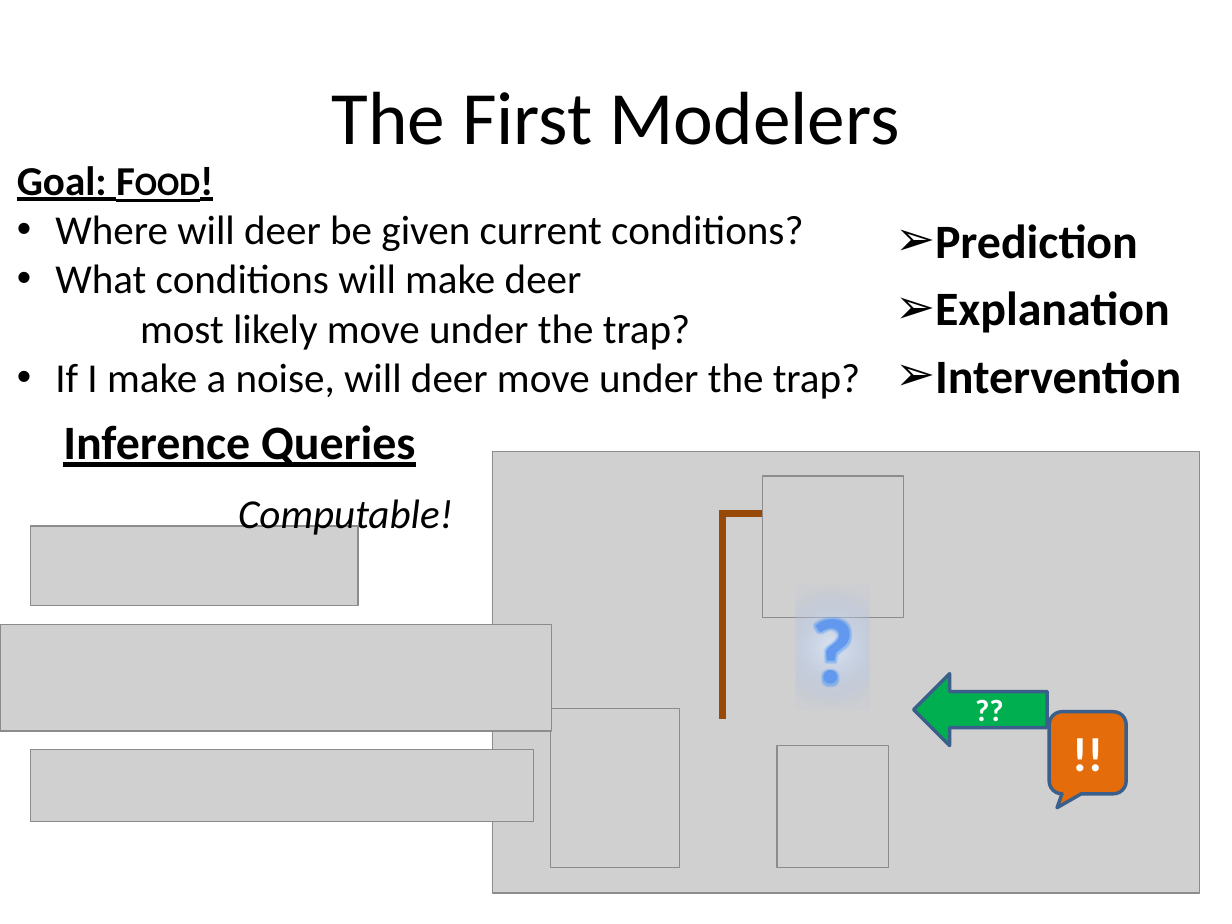
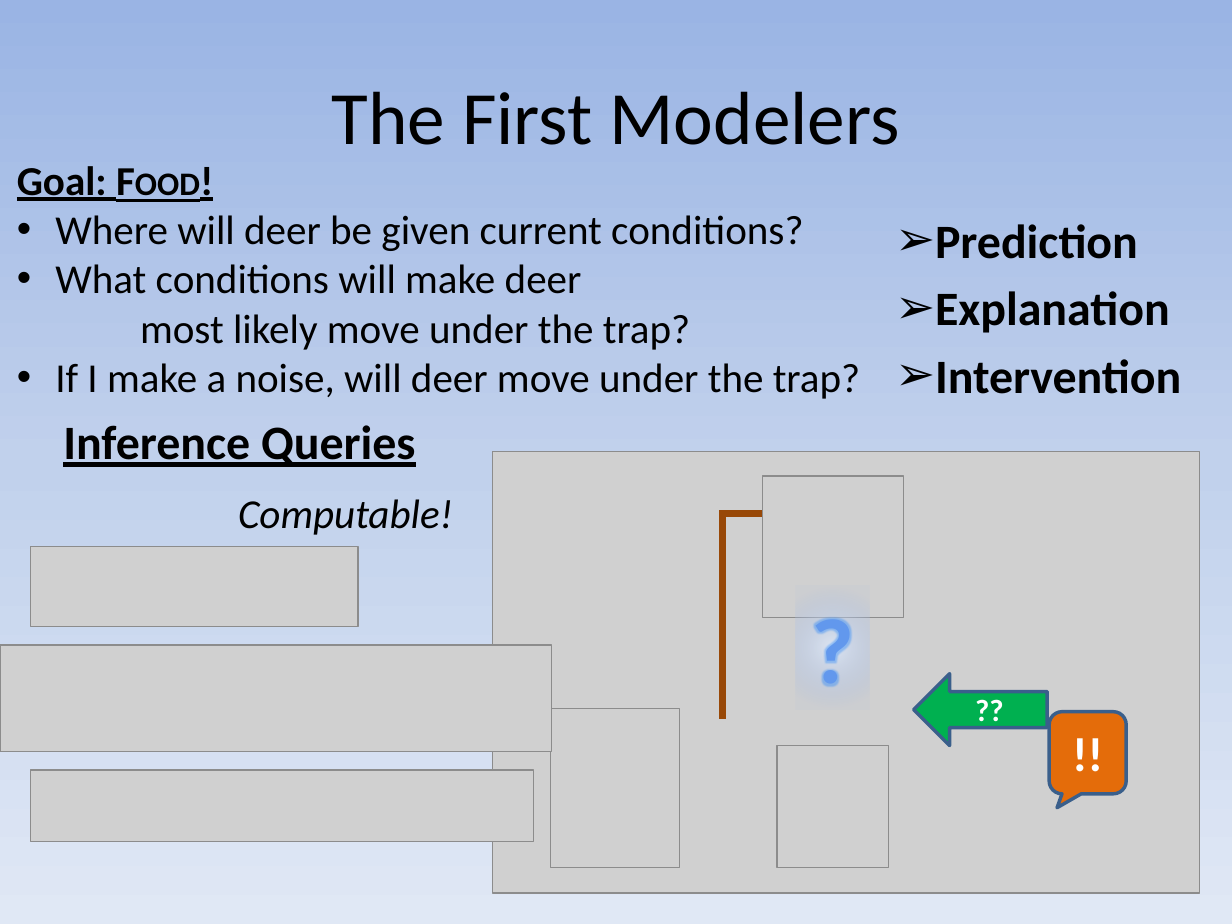
Before and after one commit to dhutchis/ModelTalk, a slide deck: slide 2 of ModelTalk.pptx (slide 3 before the commit). Drawn at 1232x924 pixels with LibreOffice and Linux fonts; fonts in the diff are those of the drawing; grey boxes stand for pictures. Boxes give left, top, right and bottom in pixels: in the first picture for what was removed or moved away, otherwise in the second. Text is boxed around its words. In the diff, an @@ line names an element or a change of style, - is before the commit and + after.

```diff
--- a/ModelTalk.pptx
+++ b/ModelTalk.pptx
@@ background #FFFFFF to gradient #9AB5E4 to #C2D1ED to #E1E8F5 @@
@@ 3 pictures: place and size @@
-3 pictures at (0, 526, 552, 821)
+3 pictures at (0, 547, 552, 841)
```
Also in this commit, not shown: 12 other slides changed, 2 slides added, 2 slides removed.
